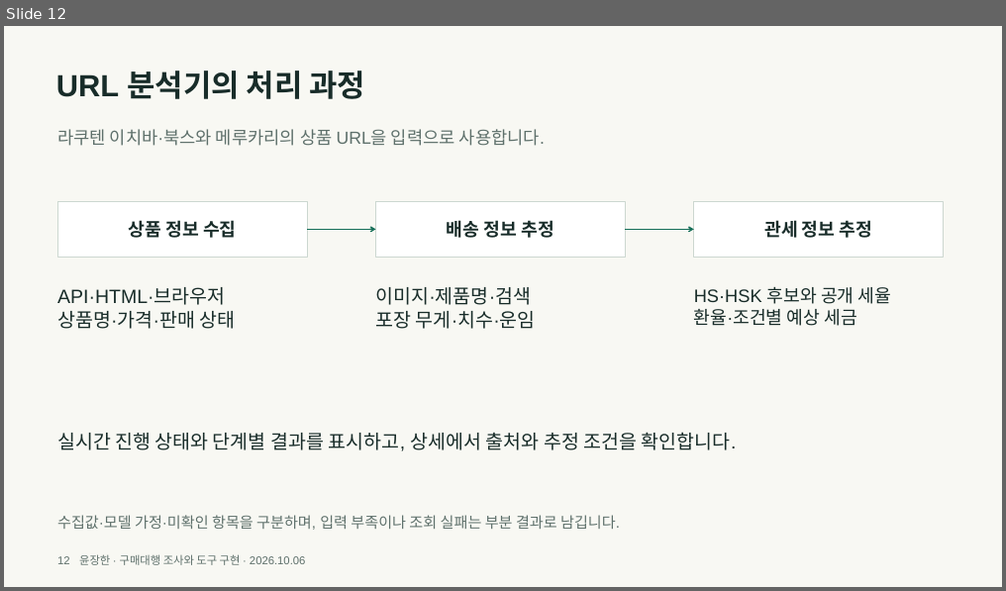
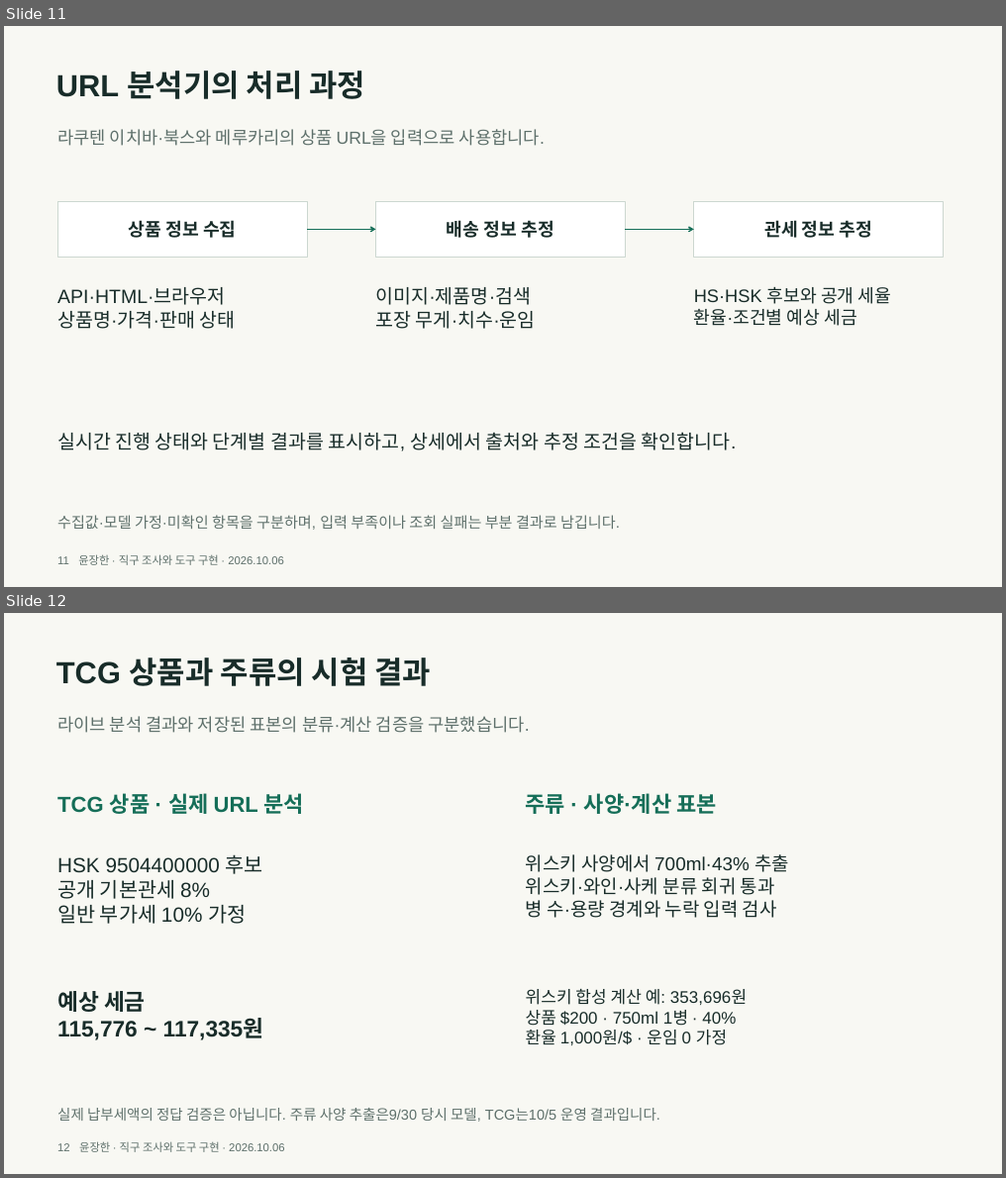
Before and after one commit to y00nZZang/crossborder-purchase-agent, a slide deck: portfolio/crossborder-portfolio.pptx. Shown one above the other, each under a label of ours: slide 12 before the commit, slides 11 and 12 after it. The pictures are 1006x591 and 1006x1178 pixels, drawn with LibreOffice and Linux fonts; fonts in the diff are those of the drawing. Boxes give left, top, right and bottom in pixels: in the first picture for what was removed or moved away, otherwise in the second. Text is boxed around its words. In the diff, an @@ line names an element or a change of style, - is before the commit and + after.

```diff
--- a/portfolio/crossborder-portfolio.pptx
+++ b/portfolio/crossborder-portfolio.pptx
@@ slide 12 added at [4, 613, 1002, 1174], background #F8F8F3 @@
@@ text added at [56, 658, 432, 686], 36.8 pt, text #182C29, bold @@
+TCG 상품과 주류의 시험 결과
@@ text added at [57, 716, 529, 733], 21 pt, text #5E706B @@
+라이브 분석 결과와 저장된 표본의 분류·계산 검증을 구분했습니다.
@@ text added at [57, 793, 305, 814], 26.2 pt, text #156E58, bold @@
+TCG 상품 · 실제 URL 분석
@@ text added at [526, 793, 717, 814], 26.2 pt, text #156E58, bold @@
+주류 · 사양·계산 표본
@@ text added at [57, 855, 263, 924], 24.8 pt, text #182C29 @@
+HSK 9504400000 후보
+공개 기본관세 8%
+일반 부가세 10% 가정
@@ text added at [526, 855, 789, 918], 22.5 pt, text #182C29 @@
+위스키 사양에서 700ml·43% 추출
+위스키·와인·사케 분류 회귀 통과
+병 수·용량 경계와 누락 입력 검사
@@ text added at [57, 991, 264, 1041], 27 pt, text #182C29, bold @@
+예상 세금
+115,776 ~ 117,335원
@@ text added at [526, 989, 746, 1046], 20.2 pt, text #182C29 @@
+위스키 합성 계산 예: 353,696원
+상품 $200 · 750ml 1병 · 40%
+환율 1,000원/$ · 운임 0 가정
@@ text added at [57, 1108, 660, 1122], 17.2 pt, text #5E706B @@
+실제 납부세액의 정답 검증은 아닙니다. 주류 사양 추출은9/30 당시 모델, TCG는10/5 운영 결과입니다.
@@ text added at [57, 1142, 284, 1153], 13.5 pt, text #5E706B @@
+12 윤장한 · 직구 조사와 도구 구현 · 2026.10.06
@@ what was slide 12 is now slide 11 @@
@@ slide 11 changed as well @@
@@ text at [57, 555, 283, 566]: text changed @@
-12 윤장한 · 구매대행 조사와 도구 구현 · 2026.10.06
+11 윤장한 · 직구 조사와 도구 구현 · 2026.10.06
```
Also in this commit, not shown: 12 other slides changed, 1 other slide added, 2 slides removed, 9 other files.
